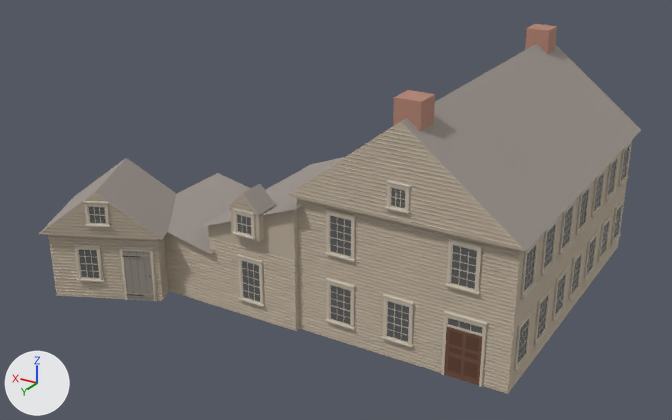
One commit to the glTF model chicago/4d/assets/web/green_tree_tavern__frame_1833.glb: the scene before it, then after it.
Both versions are drawn from a 50 mm camera at (-7.9, 35.5, 16.4) aimed at (8.5, 8.2, 2.8). Every picture has the same lights, and +X, +Y and +Z are marked at lower left. The first picture is the older version. Where no turn or scale is listed for an object, it has been applied to the vertices. Vertices at exactly the same position are counted once.

Objects in the first picture: 'green_tree_tavern__frame_1833'.
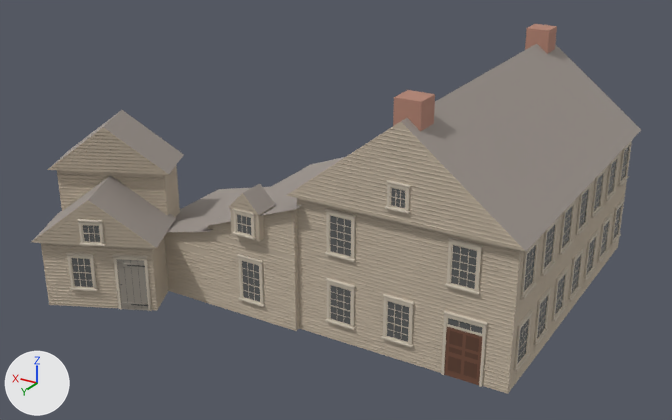
Where the newer file only moved an object's origin or applied its transform, the numbers keep the older frame.

Location of each change, (x1, y1, x2, y2) in pixels of the pictures (672 x 420 px; the box of a moved part takes in the faces that stretch with it):
'green_tree_tavern__frame_1833', reshaped: before (39, 24, 641, 394); after (31, 24, 641, 394)
part 1 of me_green_tree_tavern__frame_1833, moved or reshaped: before (44, 231, 158, 237); after (34, 239, 144, 245)
part 2 of me_green_tree_tavern__frame_1833, moved or reshaped: before (49, 228, 146, 233); after (38, 236, 147, 242)
part 3 of me_green_tree_tavern__frame_1833, moved or reshaped: before (55, 225, 148, 230); after (43, 233, 138, 238)
part 4 of me_green_tree_tavern__frame_1833, rebuilt (11% shorter): before (39, 158, 176, 240); after (31, 175, 176, 248)
part 5 of me_green_tree_tavern__frame_1833, rebuilt: before (168, 173, 251, 254); after (168, 187, 269, 232)
part 6 of me_green_tree_tavern__frame_1833, deleted: before (73, 200, 157, 302)
part 7 of me_green_tree_tavern__frame_1833, built on: before (48, 232, 192, 301); after (41, 110, 298, 311)

The change, as a diff of the scene's bpy script:
```diff
--- a/chicago/4d/assets/web/green_tree_tavern__frame_1833.glb.py
+++ b/chicago/4d/assets/web/green_tree_tavern__frame_1833.glb.py
@@ me_green_tree_tavern__frame_1833 @@
 # used by ob_green_tree_tavern__frame_1833; location = (8.96, 7.39, 4.36)
-me_green_tree_tavern__frame_1833.from_pydata(...)  # 4547 vertices, 3330 faces; spans x -9.2..9.2, y -7.7..7.7, z -4.4..4.4
+me_green_tree_tavern__frame_1833.from_pydata(...)  # 5009 vertices, 3620 faces; spans x -9.2..9.2, y -7.7..8.4, z -4.4..4.4
+# me_green_tree_tavern__frame_1833 part 1: the loose piece of 4 vertices spanning x 3.8..7.6, y 5.9..7.7, z -1.7..-1.6 is moved by (-0.3, 0.6, 0.0)
+# me_green_tree_tavern__frame_1833 part 2: the loose piece of 4 vertices spanning x 3.9..7.5, y 6.0..7.6, z -1.5 is moved by (-0.3, 0.6, 0.0)
+# me_green_tree_tavern__frame_1833 part 3: the loose piece of 4 vertices spanning x 4.1..7.3, y 6.0..7.5, z -1.4 is moved by (-0.3, 0.6, 0.0)
+# me_green_tree_tavern__frame_1833 part 4: the loose piece of 6 vertices spanning x 3.7..9.2, y 2.7..7.7, z -1.8..-0.1 is rebuilt with 6 vertices and now spans x 3.4..8.5, y 4.1..8.4, z -1.8..-0.1
+# me_green_tree_tavern__frame_1833 part 5: the loose piece of 4 vertices spanning x 2.0..5.5, y 0.3..5.3, z -2.2..-1.5 is rebuilt with 4 vertices and now spans x 2.0..5.5, y 0.3..5.3, z -2.2..-1.3
+# me_green_tree_tavern__frame_1833 part 6: 27 loose pieces with 204 vertices, spanning x 4.1..6.8, y 5.8..7.1, z -4.4..-0.4, are deleted
+# me_green_tree_tavern__frame_1833 part 7: 119 vertices moved from x -1.3..7.6, y -1.8..7.4, z -4.4..-1.1 to x -1.3..7.3, y -1.8..8.1, z -4.4..-1.1; 3 vertices removed from x -1.3..5.3, y -2.5..5.0, z -1.5..-1.1; 645 vertices added at x -1.4..9.2, y -2.4..7.8, z -4.4..1.8
+# other edits to the shape of me_green_tree_tavern__frame_1833 do not show in these pictures
 me_green_tree_tavern__frame_1833.materials.append(mat_wall)
```
